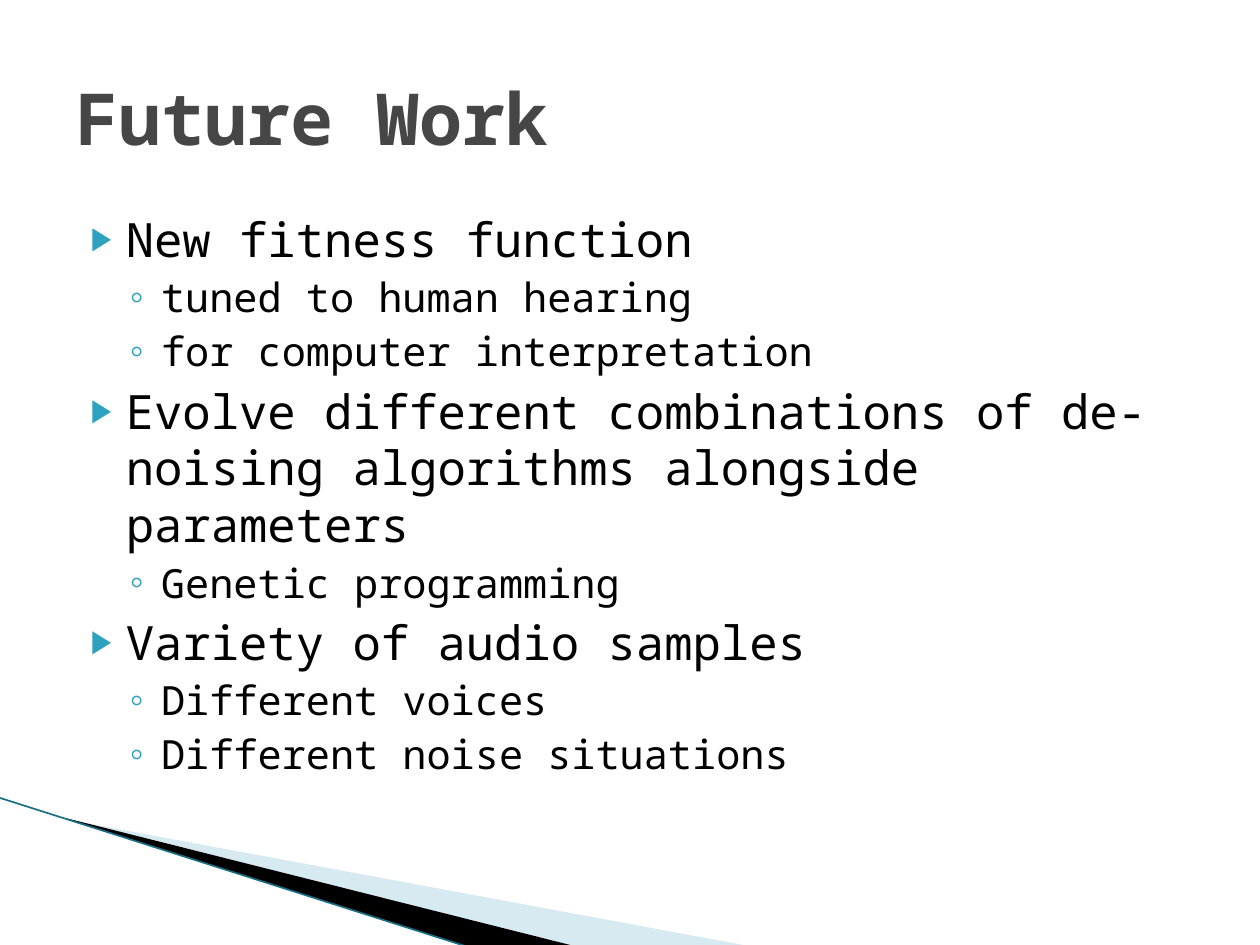
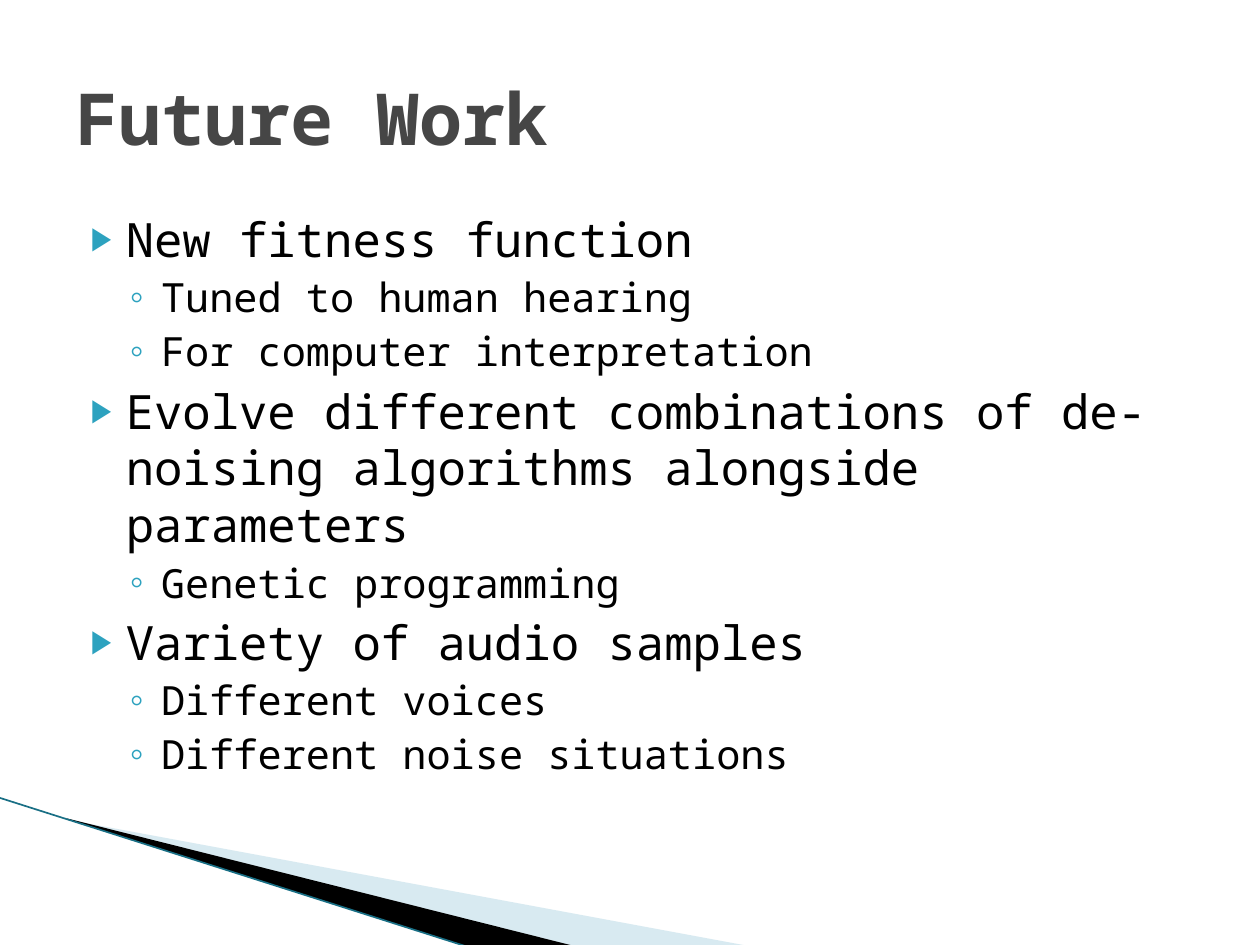
Before and after one commit to vfasburg/cse_848, a slide deck: slide 19 of project/848_Project_Presentation_Fasburg_Thomas.pptx. Drawn at 1260x945 pixels with LibreOffice and Linux fonts; fonts in the diff are those of the drawing; background and template pictures are left out. Boxes give left, top, right and bottom in pixels: in the first picture for what was removed or moved away, otherwise in the second. Text is boxed around its words. In the diff, an @@ line names an element or a change of style, - is before the commit and + after.

Commit message:
minor changes

```diff
--- a/project/848_Project_Presentation_Fasburg_Thomas.pptx
+++ b/project/848_Project_Presentation_Fasburg_Thomas.pptx
@@ text at box(161, 281, 813, 376): text changed @@
-  ◦ tuned to human hearing
-  ◦ for computer interpretation
+  ◦ Tuned to human hearing
+  ◦ For computer interpretation
```
Also in this commit, not shown: 3 other slides changed.
